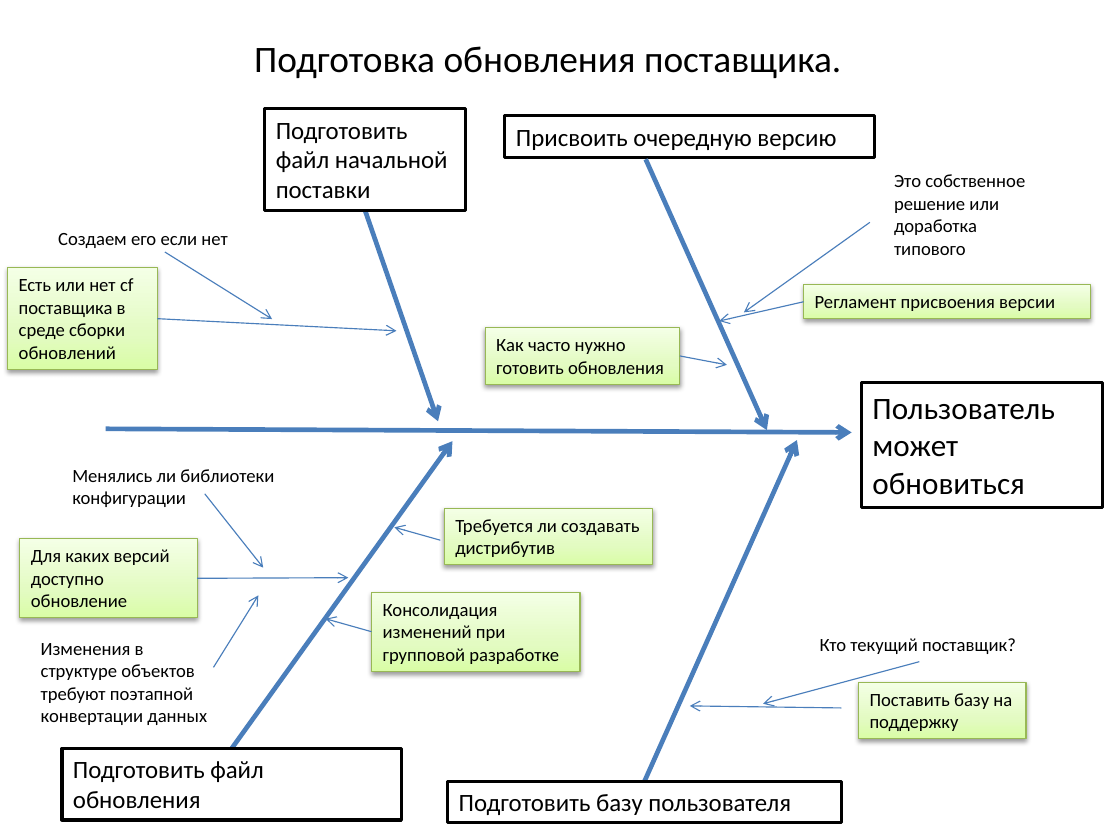
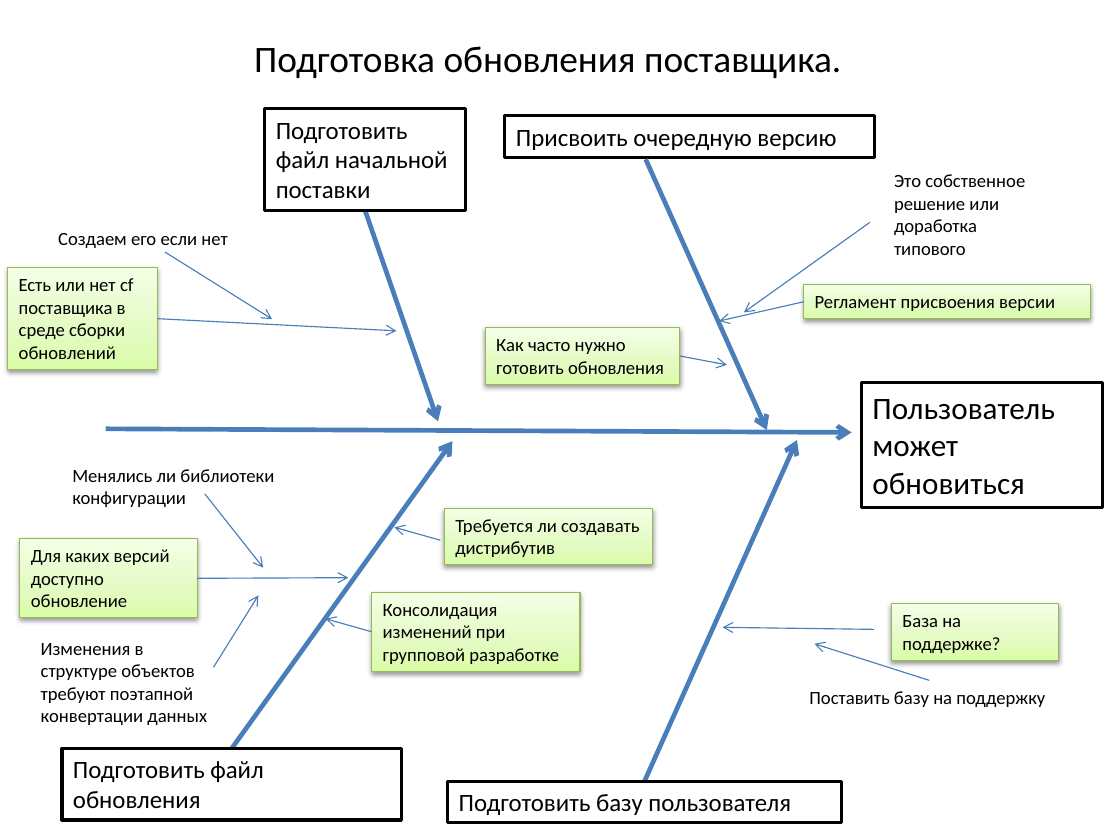
Before and after one commit to shatalxe/PreparingDeliveryFiles, a slide deck: slide 3 of Диаграмма Исикавы - Создание поставок обновлений.pptx. Drawn at 1120x840 pixels with LibreOffice and Linux fonts; fonts in the diff are those of the drawing. Boxes give left, top, right and bottom in pixels: in the first picture for what was removed or moved away, otherwise in the second. Text is boxed around its words. In the diff, an @@ line names an element or a change of style, - is before the commit and + after.

Commit message:
7 от 28.06.2018
Обновил диаграмму Исикавы

```diff
--- a/Диаграмма Исикавы - Создание поставок обновлений.pptx
+++ b/Диаграмма Исикавы - Создание поставок обновлений.pptx
@@ arrow moved from (841, 708) - (690, 706) to (874, 629) - (722, 627) @@
@@ rectangle "База на поддержке?": place and size @@
-rectangle "База на поддержке?" at <box>859,682,1027,738</box>
+rectangle "База на поддержке?" at <box>892,604,1060,660</box>
@@ text in rectangle at <box>902,615,1000,653</box>: text changed @@
-Поставить базу на поддержку
+База на поддержке?
@@ arrow moved from (920, 662) - (763, 703) to (930, 680) - (814, 644) @@
@@ text removed at <box>820,638,1016,654</box> @@
-Кто текущий поставщик?
@@ text added at <box>809,691,1045,707</box>, 12 pt, text #000000 @@
+Поставить базу на поддержку
```
